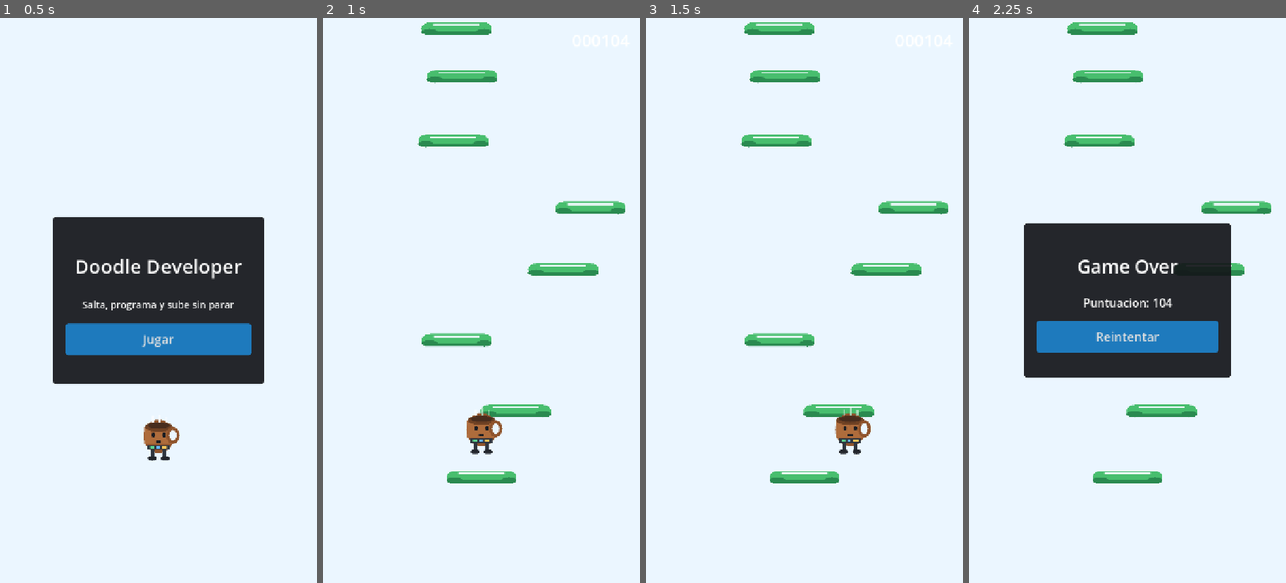
Above: before the commit, frames 1-4 (left to right).
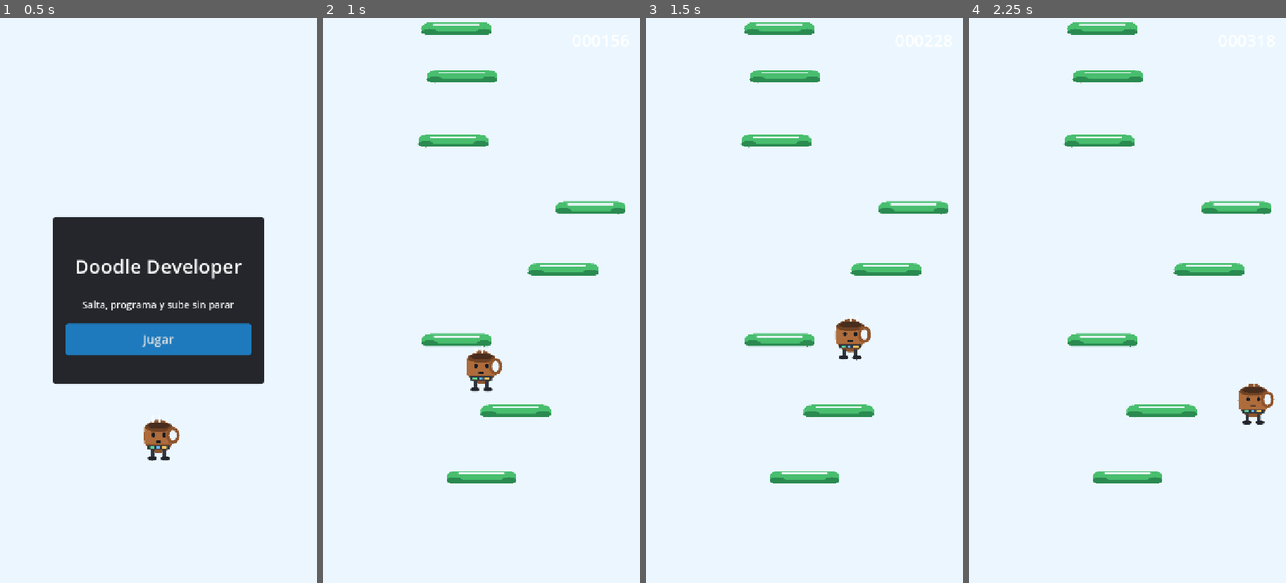
Above: after the commit, the same moments.

Repository: Mukul578/DoodleDeveloper
Game: Godot game, scene res://Scenes/Main.tscn
Two runs of this game, one before a commit and one after it. Both use one fixed random seed, a clock stepped at 60 frames per second and the inputs below.
Inputs:
- Up to frame 1 (0.5 s): no input
- Up to frame 2 (1 s): click "Jugar" at 0.5 s
- Up to frame 3 (1.5 s): hold Right (move_right) from 1.28 s (still down)
- Up to frame 4 (2.25 s): release Right (move_right) at 2.03 s; hold Left (move_left) from 2.03 s (still down)

Frame 1 is identical in both runs. In frame 2, 1.1% of the frame differs, in the area x 45-57%, y 58-78%; in frame 3, 1.1%; in frame 4, 18%, in the area x 17-97%, y 36-72%.

Commit message:
Ajustar puntuacion inicial y plataformas one-way

Diff:
--- a/Scenes/Platform.tscn
+++ b/Scenes/Platform.tscn
@@ -17,3 +17,5 @@
 [node name="CollisionShape2D" type="CollisionShape2D" parent="."]
 position = Vector2(0, -2)
 shape = SubResource("RectangleShape2D_platform")
+one_way_collision = true
+one_way_collision_margin = 12.0
--- a/Scripts/game.gd
+++ b/Scripts/game.gd
@@ -19,6 +19,7 @@
 
 var score := 0
 var highest_y := START_Y
+var score_start_y := START_Y
 var next_platform_y := START_Y
 var running := false
 
@@ -49,11 +50,13 @@
 func start_game() -> void:
 	_clear_platforms()
 	score = 0
-	highest_y = START_Y
+	score_start_y = START_Y - 90.0
+	highest_y = score_start_y
 	next_platform_y = START_Y
 	camera.position = Vector2(VIEWPORT_SIZE.x * 0.5, VIEWPORT_SIZE.y * 0.5)
-	player.reset(Vector2(VIEWPORT_SIZE.x * 0.5, START_Y - 90.0))
+	player.reset(Vector2(VIEWPORT_SIZE.x * 0.5, score_start_y))
 	_create_starting_platforms()
+	score_label.text = "%06d" % score
 	_set_ui_state(false, true, false)
 	running = true
 
@@ -116,7 +119,7 @@
 
 func _update_score() -> void:
 	highest_y = min(highest_y, player.position.y)
-	score = max(score, int(START_Y - highest_y))
+	score = max(score, int(score_start_y - highest_y))
 	score_label.text = "%06d" % score
 
 
